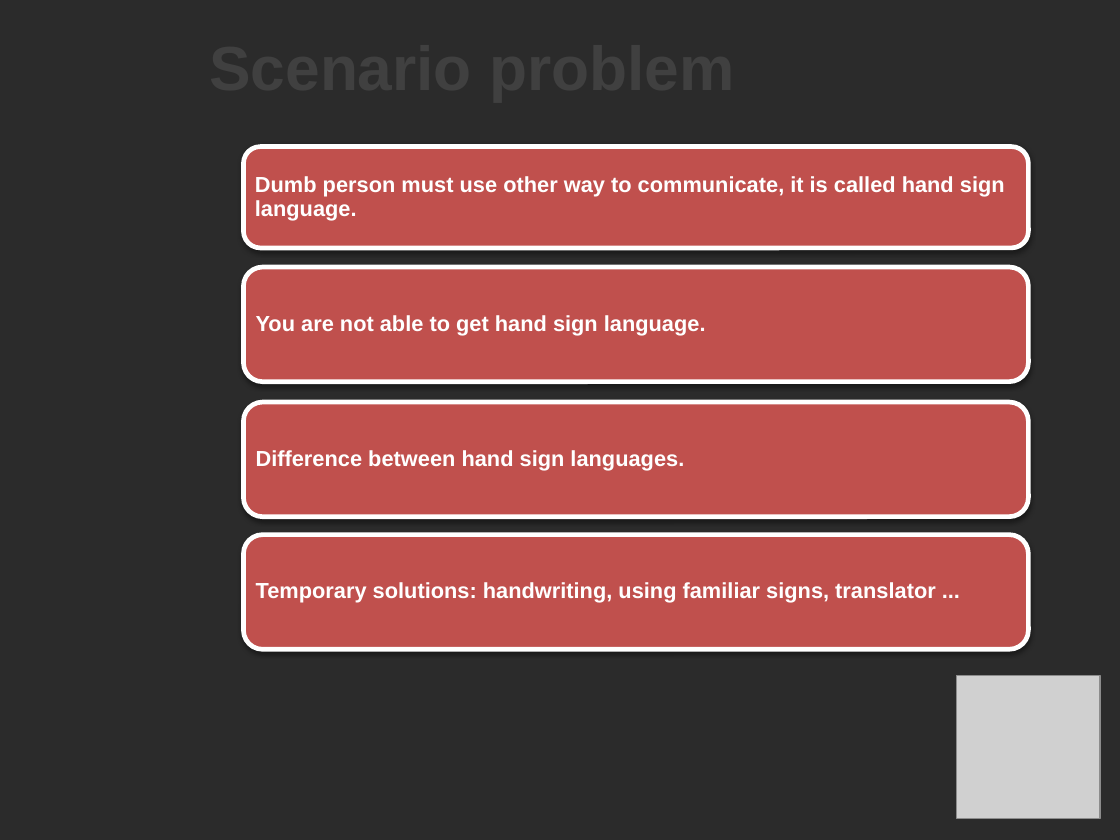
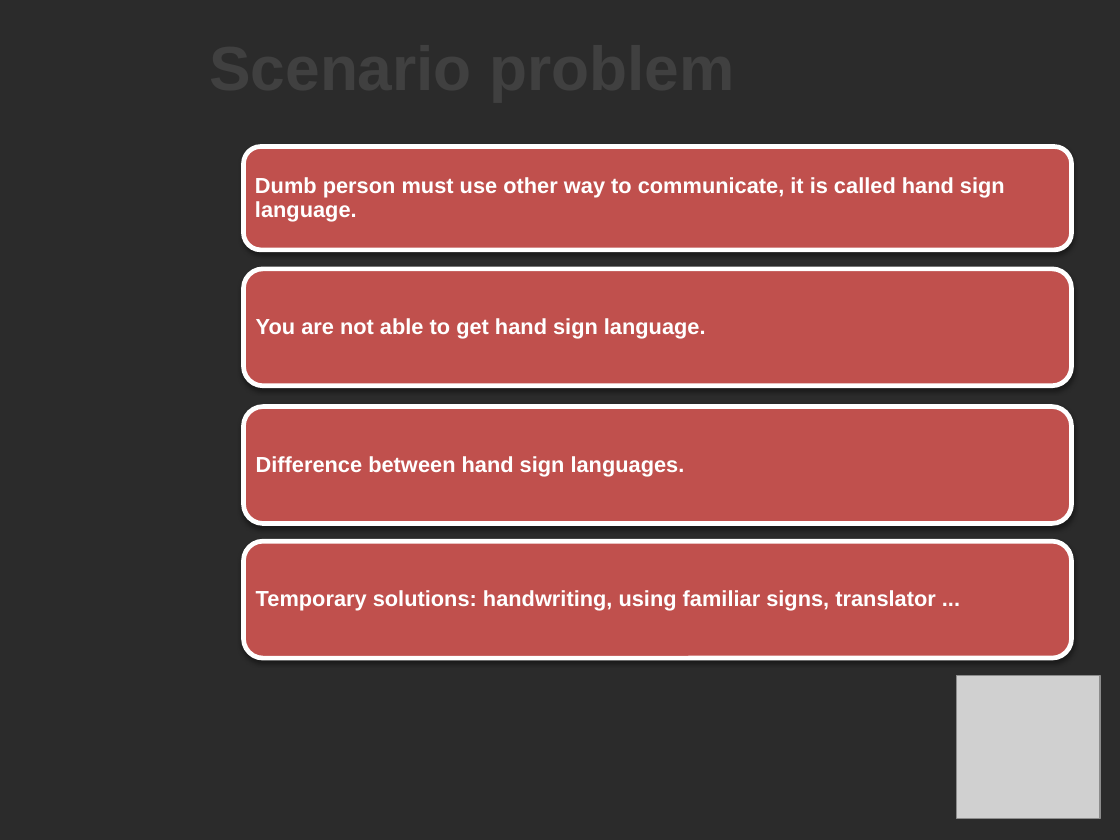
Before and after one commit to nicknguyen071093/CapstoneProject, a slide deck: slide 4 of Thuyettrinh/PPGroup 5.pptx. Drawn at 1120x840 pixels with LibreOffice and Linux fonts; fonts in the diff are those of the drawing; grey boxes stand for pictures; background and template pictures are left out; a plain dark background stands for a picture behind light text. Boxes give left, top, right and bottom in pixels: in the first picture for what was removed or moved away, otherwise in the second. Text is boxed around its words. In the diff, an @@ line names an element or a change of style, - is before the commit and + after.

```diff
--- a/Thuyettrinh/PPGroup 5.pptx
+++ b/Thuyettrinh/PPGroup 5.pptx
@@ rounded rectangle: place and size @@
-rounded rectangle at (243, 147, 1028, 248)
+rounded rectangle at (243, 147, 1071, 250)
@@ rounded rectangle: place and size @@
-rounded rectangle at (243, 267, 1028, 381)
+rounded rectangle at (243, 269, 1071, 385)
@@ rounded rectangle: place and size @@
-rounded rectangle at (243, 402, 1028, 516)
+rounded rectangle at (243, 407, 1071, 523)
@@ text "Difference between hand sign languages.": place and size @@
-text "Difference between hand sign languages." at (256, 450, 684, 471)
+text "Difference between hand sign languages." at (256, 456, 685, 476)
@@ rounded rectangle: place and size @@
-rounded rectangle at (243, 534, 1028, 648)
+rounded rectangle at (243, 541, 1071, 657)
@@ text "Temporary solutions: handwriting, using familiar ...": place and size @@
-text "Temporary solutions: handwriting, using familiar ..." at (256, 582, 936, 603)
+text "Temporary solutions: handwriting, using familiar ..." at (256, 590, 936, 611)
```
Also in this commit, not shown: 4 other slides changed.
